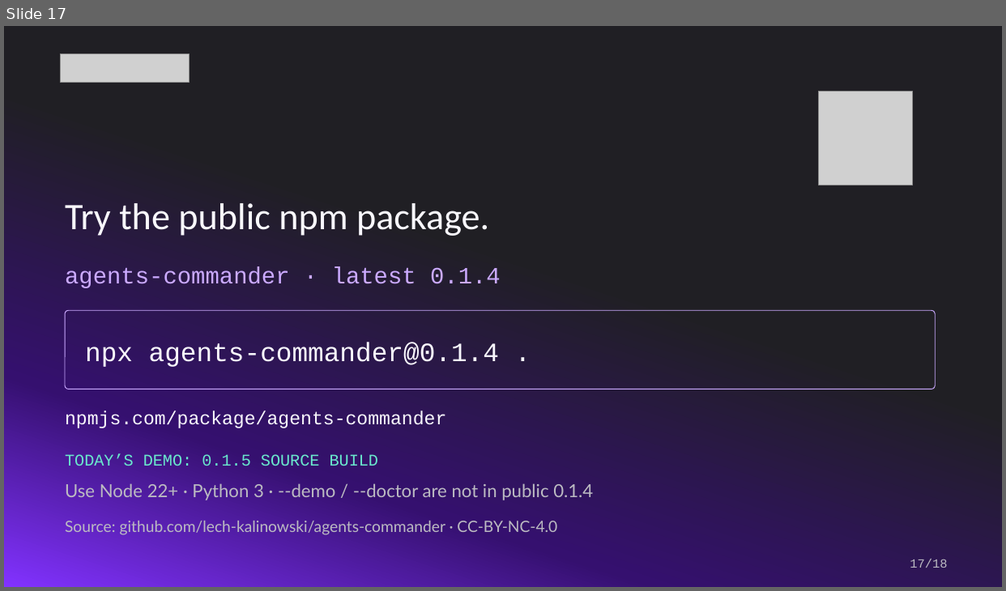
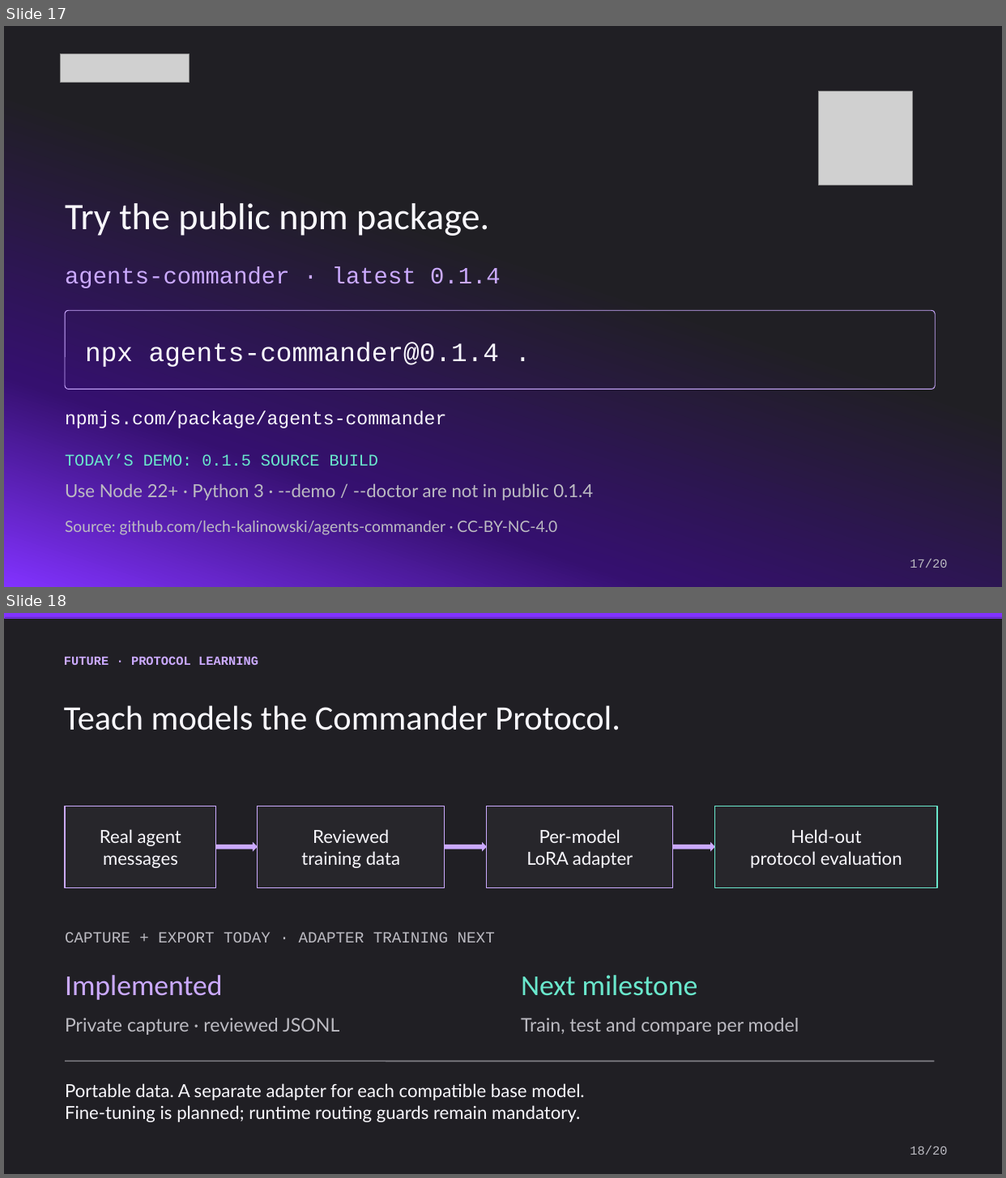
Before and after one commit to lech-kalinowski/agents-commander, a slide deck: presentation/Agents_Commander_Protocol.pptx. Shown one above the other, each under a label of ours: slide 17 before the commit, slides 17 and 18 after it. The pictures are 1006x591 and 1006x1178 pixels, drawn with LibreOffice and Linux fonts; fonts in the diff are those of the drawing; grey boxes stand for pictures. Boxes give left, top, right and bottom in pixels: in the first picture for what was removed or moved away, otherwise in the second. Text is boxed around its words. In the diff, an @@ line names an element or a change of style, - is before the commit and + after.

Commit message:
docs: add protocol adapter roadmap and Agent Conf slides

```diff
--- a/presentation/Agents_Commander_Protocol.pptx
+++ b/presentation/Agents_Commander_Protocol.pptx
@@ slide 18 added at box(4, 613, 1002, 1174), background #201F24 @@
@@ rectangle added at box(4, 613, 1002, 618), fill #8232FF, outline #8232FF 0.19 pt @@
@@ text added at box(64, 656, 258, 665), 12 pt, text #CBAAFF, bold @@
+FUTURE · PROTOCOL LEARNING
@@ text added at box(64, 705, 620, 730), 33 pt, text #F9F8FD @@
+Teach models the Commander Protocol.
@@ rectangle added at box(65, 806, 216, 888), fill #27262B, outline #CBAAFF 1.05 pt, 17.2 pt, text #F9F8FD @@
+Real agent
+messages
@@ rectangle added at box(258, 806, 445, 888), fill #27262B, outline #CBAAFF 1.05 pt, 17.2 pt, text #F9F8FD @@
+Reviewed
+training data
@@ rectangle added at box(487, 806, 673, 888), fill #27262B, outline #CBAAFF 1.05 pt, 17.2 pt, text #F9F8FD @@
+Per-model
+LoRA adapter
@@ rectangle added at box(715, 806, 938, 888), fill #27262B, outline #6AE8CD 1.05 pt, 17.2 pt, text #F9F8FD @@
+Held-out
+protocol evaluation
@@ right arrow added at box(216, 842, 257, 851), fill #CBAAFF @@
@@ right arrow added at box(445, 842, 487, 851), fill #CBAAFF @@
@@ right arrow added at box(673, 842, 715, 851), fill #CBAAFF @@
@@ text added at box(65, 932, 495, 943), 15 pt, text #BCBBC2 @@
+CAPTURE + EXPORT TODAY · ADAPTER TRAINING NEXT
@@ text added at box(65, 975, 222, 1000), 27.8 pt, text #CBAAFF @@
+Implemented
@@ text added at box(521, 975, 698, 996), 27.8 pt, text #6AE8CD @@
+Next milestone
@@ text added at box(65, 1018, 339, 1035), 18 pt, text #BCBBC2 @@
+Private capture · reviewed JSONL
@@ text added at box(521, 1018, 799, 1035), 18 pt, text #BCBBC2 @@
+Train, test and compare per model
@@ line added from (65, 1062) to (935, 1062), #838289 1.28 pt @@
@@ text added at box(65, 1084, 584, 1122), 17.2 pt, text #F9F8FD @@
+Portable data. A separate adapter for each compatible base model.
+Fine-tuning is planned; runtime routing guards remain mandatory.
@@ text added at box(910, 1146, 947, 1155), 12 pt, text #BCBBC2 @@
+18/20
@@ slide 17 changed as well @@
@@ text at box(910, 559, 947, 568): text changed @@
-17/18
+17/20
```
Also in this commit, not shown: 17 other slides changed, 1 other slide added, 1 other file.
